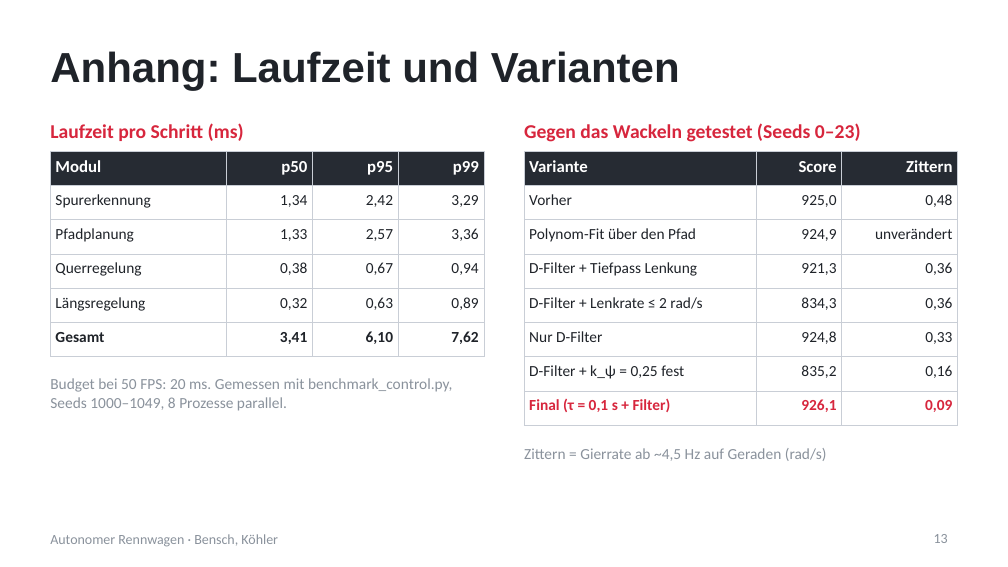
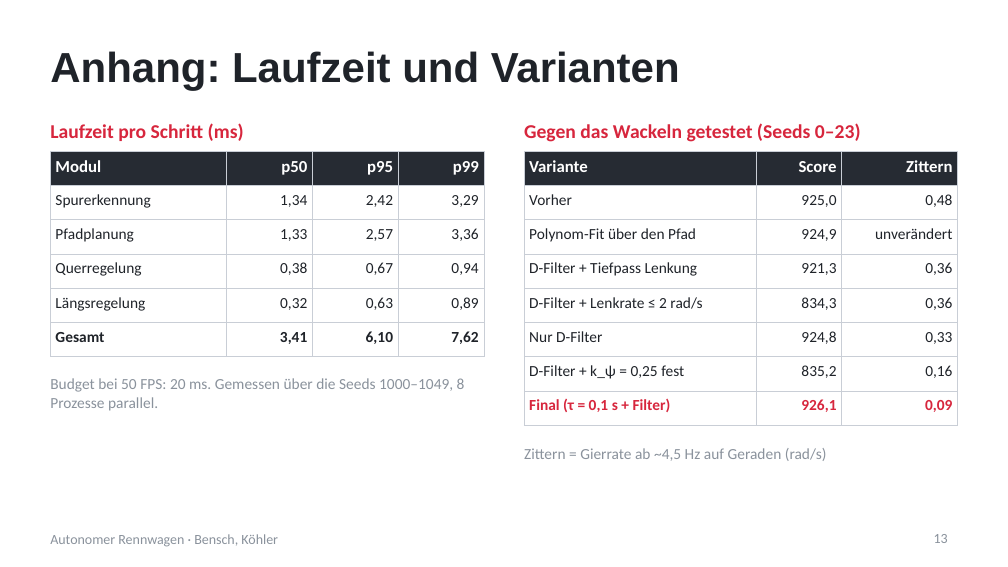
Before and after one commit to MortizK/Autonomes-Fahren-Project, a slide deck: slide 13 of docs/Abschlusspraesentation.pptx. Drawn at 1008x567 pixels with LibreOffice and Linux fonts; fonts in the diff are those of the drawing. Boxes give left, top, right and bottom in pixels: in the first picture for what was removed or moved away, otherwise in the second. Text is boxed around its words. In the diff, an @@ line names an element or a change of style, - is before the commit and + after.

```diff
--- a/docs/Abschlusspraesentation.pptx
+++ b/docs/Abschlusspraesentation.pptx
@@ text at <box>50,378,465,411</box>: text changed @@
-Budget bei 50 FPS: 20 ms. Gemessen mit benchmark_control.py, Seeds 1000–1049, 8 Prozesse parallel.
+Budget bei 50 FPS: 20 ms. Gemessen über die Seeds 1000–1049, 8 Prozesse parallel.
```
Also in this commit, not shown: 2 other slides changed, 13 other files.
